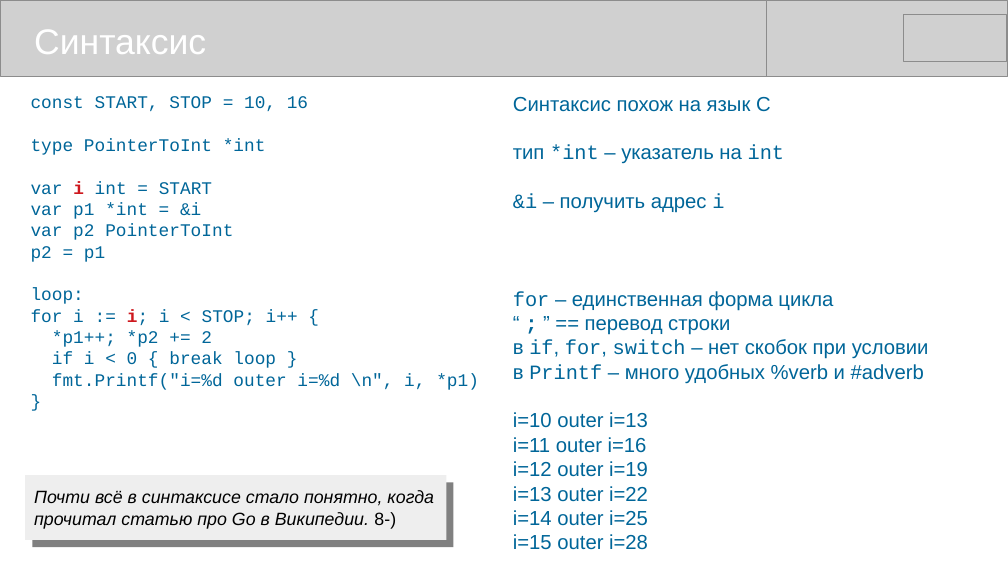
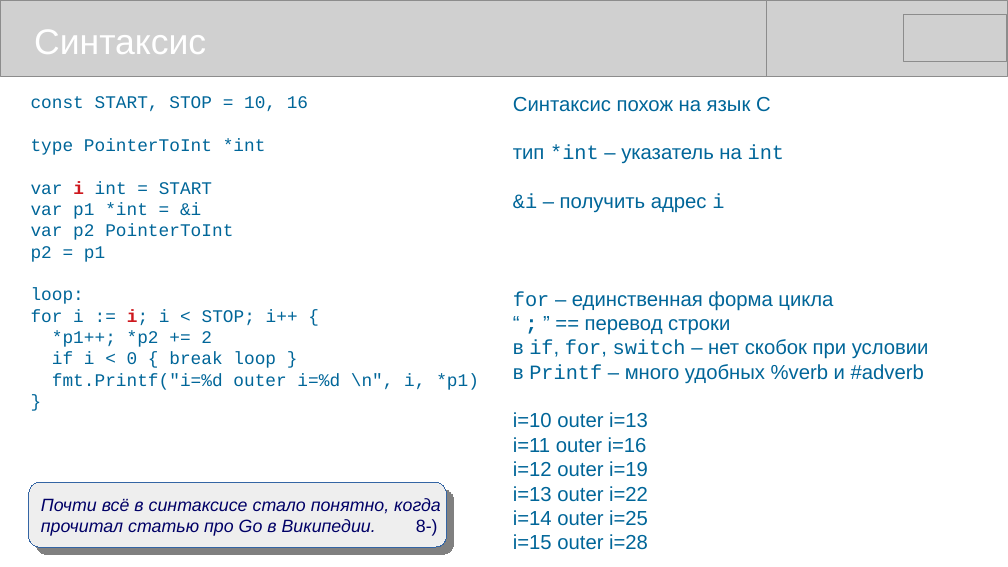
Before and after one commit to mike-shock/Go_language, a slide deck: slide 11 of Go_Intro.odp. Drawn at 1008x567 pixels with LibreOffice and Linux fonts; fonts in the diff are those of the drawing; grey boxes stand for pictures. Boxes give left, top, right and bottom in pixels: in the first picture for what was removed or moved away, otherwise in the second. Text is boxed around its words. In the diff, an @@ line names an element or a change of style, - is before the commit and + after.

```diff
--- a/Go_Intro.odp
+++ b/Go_Intro.odp
@@ rounded rectangle "Почти всё в синтаксисе стало ...": place and size @@
-rounded rectangle "Почти всё в синтаксисе стало ..." at box(26, 476, 447, 541)
+rounded rectangle "Почти всё в синтаксисе стало ..." at box(28, 483, 446, 548)
@@ rounded rectangle "Почти всё в синтаксисе стало ..." at box(28, 483, 446, 548): text colour #000000 to #000066; alignment justified to left; rectangle to rounded rectangle; outline none to #3465A4 0 pt @@
```
Also in this commit, not shown: 12 other slides changed.
